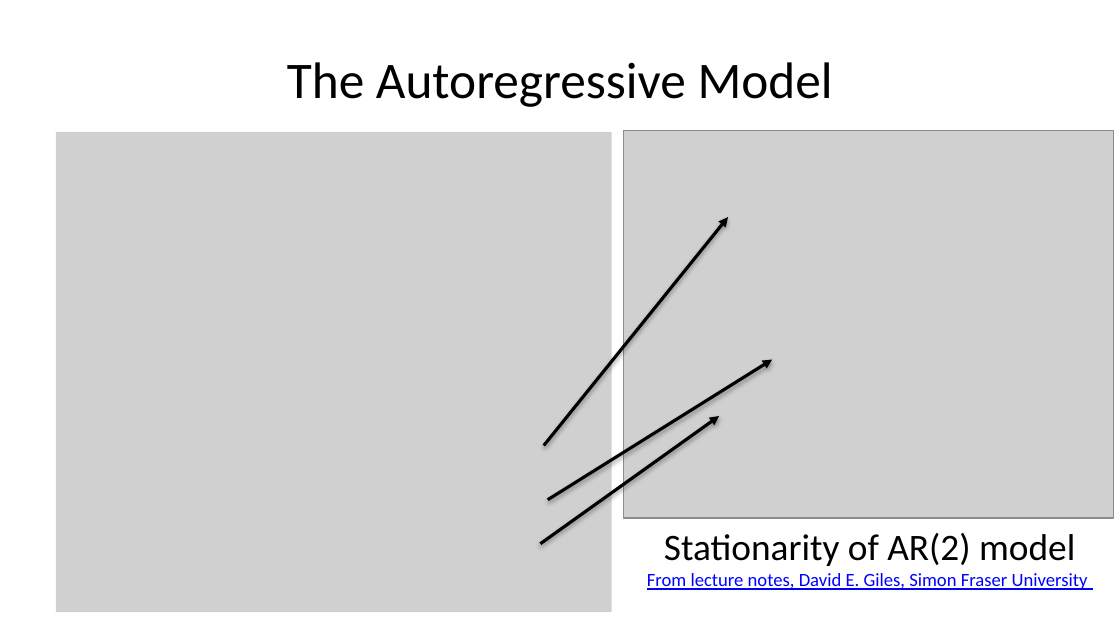
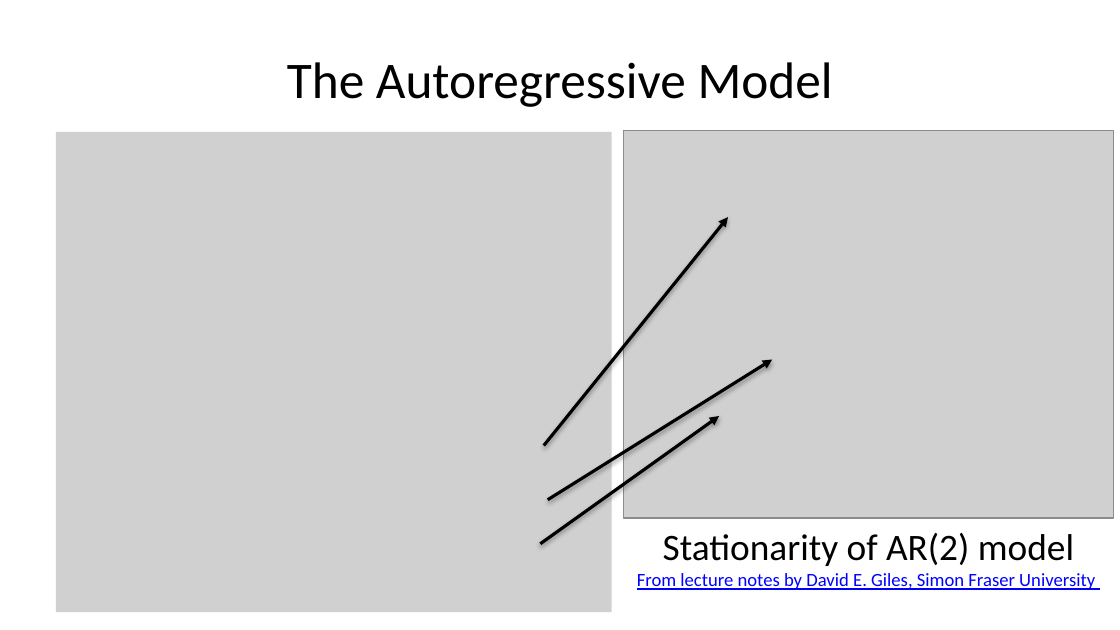
Before and after one commit to StephenElston/CSCI-E-83, a slide deck: slide 13 of LectureSlides/12_IntroductionToTimeSeriesForecasting.pptx (slide 11 before the commit). Drawn at 1120x630 pixels with LibreOffice and Linux fonts; fonts in the diff are those of the drawing; grey boxes stand for pictures. Boxes give left, top, right and bottom in pixels: in the first picture for what was removed or moved away, otherwise in the second. Text is boxed around its words. In the diff, an @@ line names an element or a change of style, - is before the commit and + after.

```diff
--- a/LectureSlides/12_IntroductionToTimeSeriesForecasting.pptx
+++ b/LectureSlides/12_IntroductionToTimeSeriesForecasting.pptx
@@ text "Stationarity of AR(2) model": place and size @@
-text "Stationarity of AR(2) model" at <box>647,533,1088,590</box>
+text "Stationarity of AR(2) model" at <box>637,533,1095,590</box>
@@ text at <box>637,573,1095,590</box>: text changed @@
-From lecture notes, David E. Giles, Simon Fraser University
+From lecture notes by David E. Giles, Simon Fraser University
```
Also in this commit, not shown: 8 other slides changed, 1 slide added.
